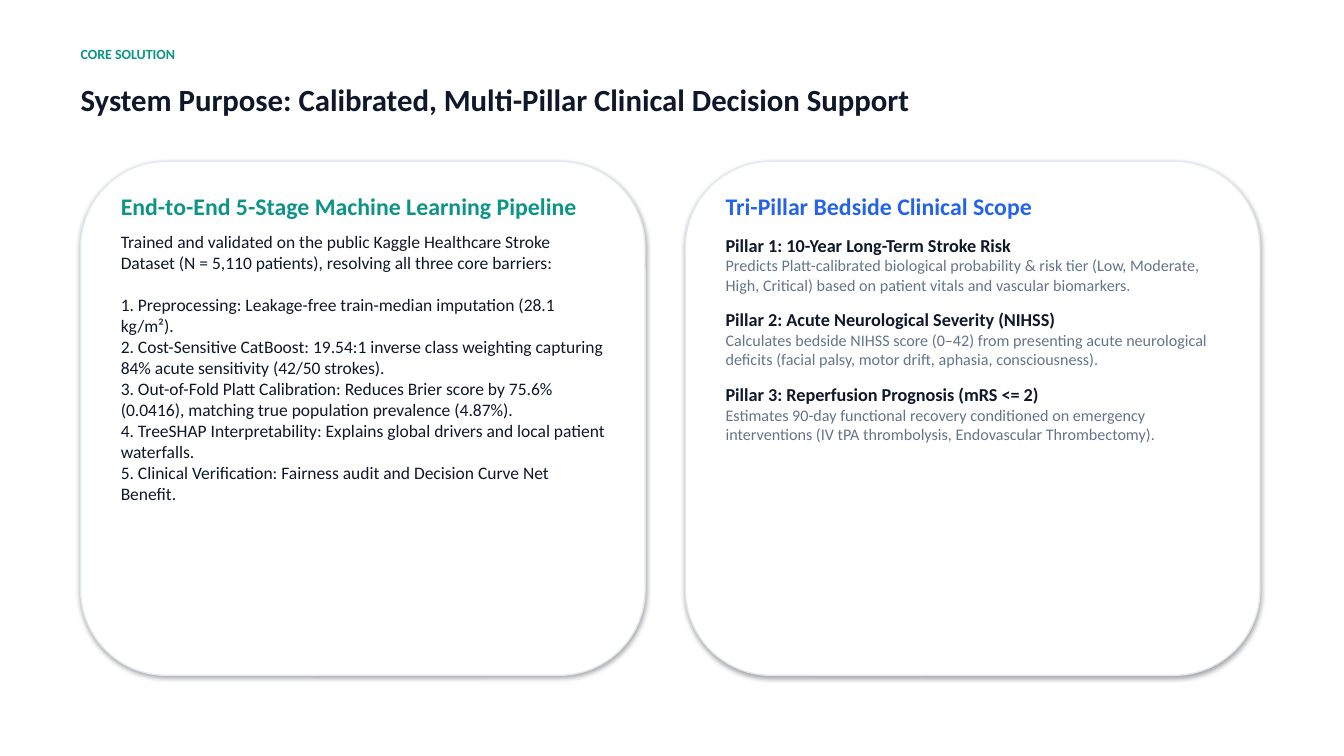
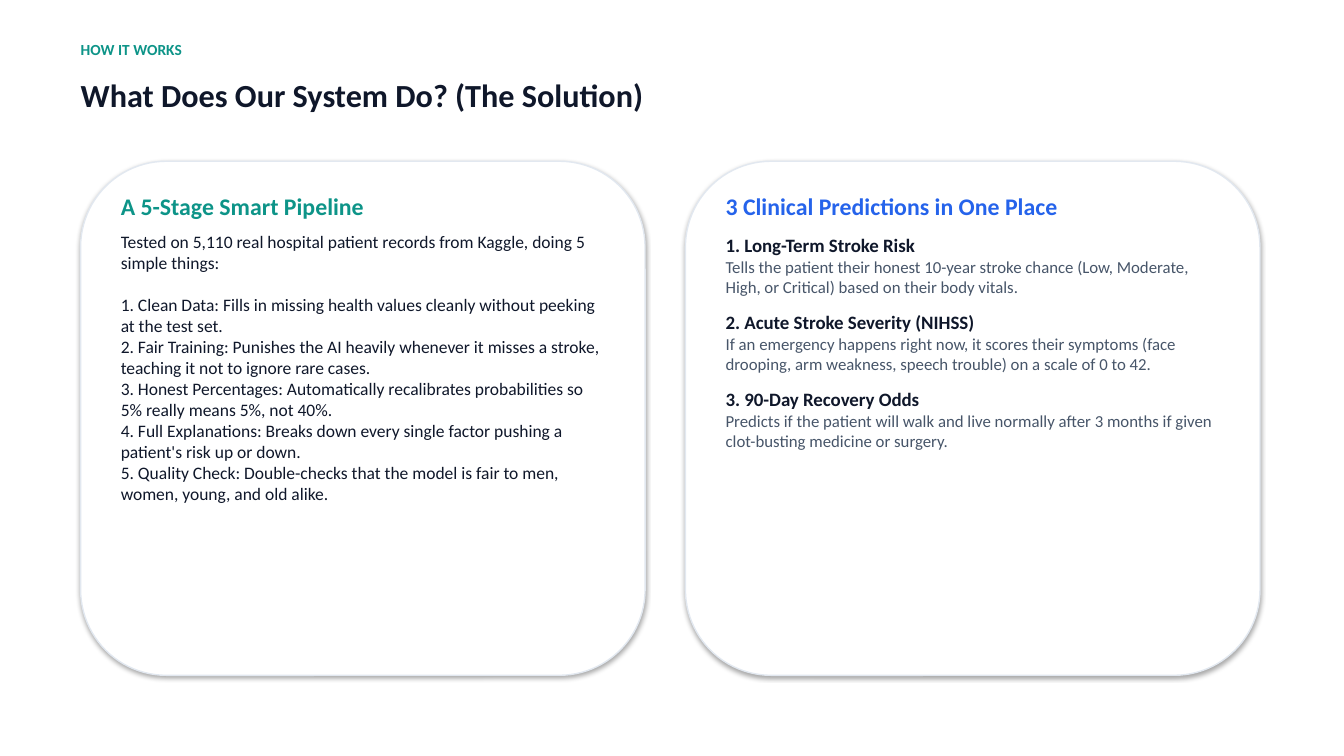
Before and after one commit to Tanishka-2004/stroke-xai-framework, a slide deck: slide 4 of NEUROPULSE_STROKE_XAI_PRESENTATION.pptx. Drawn at 1344x756 pixels with LibreOffice and Linux fonts; fonts in the diff are those of the drawing. Boxes give left, top, right and bottom in pixels: in the first picture for what was removed or moved away, otherwise in the second. Text is boxed around its words. In the diff, an @@ line names an element or a change of style, - is before the commit and + after.

Commit message:
Update PPT presentation to use simple layman terms throughout without academic jargon

```diff
--- a/NEUROPULSE_STROKE_XAI_PRESENTATION.pptx
+++ b/NEUROPULSE_STROKE_XAI_PRESENTATION.pptx
@@ text at [81, 45, 182, 55]: text changed; size 10 to 11 pt @@
-CORE SOLUTION
+HOW IT WORKS
@@ text at [81, 83, 643, 112]: text changed; size 22 to 23 pt @@
-System Purpose: Calibrated, Multi-Pillar Clinical Decision Support
+What Does Our System Do? (The Solution)
@@ text at [121, 198, 599, 503]: text changed @@
-End-to-End 5-Stage Machine Learning Pipeline
-Trained and validated on the public Kaggle Healthcare Stroke Dataset (N = 5,110 patients), resolving all three core barriers:
-1. Preprocessing: Leakage-free train-median imputation (28.1 kg/m²).
-2. Cost-Sensitive CatBoost: 19.54:1 inverse class weighting capturing 84% acute sensitivity (42/50 strokes).
-3. Out-of-Fold Platt Calibration: Reduces Brier score by 75.6% (0.0416), matching true population prevalence (4.87%).
-4. TreeSHAP Interpretability: Explains global drivers and local patient waterfalls.
-5. Clinical Verification: Fairness audit and Decision Curve Net Benefit.
+A 5-Stage Smart Pipeline
+Tested on 5,110 real hospital patient records from Kaggle, doing 5 simple things:
+1. Clean Data: Fills in missing health values cleanly without peeking at the test set.
+2. Fair Training: Punishes the AI heavily whenever it misses a stroke, teaching it not to ignore rare cases.
+3. Honest Percentages: Automatically recalibrates probabilities so 5% really means 5%, not 40%.
+4. Full Explanations: Breaks down every single factor pushing a patient's risk up or down.
+5. Quality Check: Double-checks that the model is fair to men, women, young, and old alike.
@@ text at [726, 198, 1211, 450]: text changed; size 11.5 to 12 pt; text colour #64748B to #475569 @@
-Tri-Pillar Bedside Clinical Scope
-Pillar 1: 10-Year Long-Term Stroke Risk
-Predicts Platt-calibrated biological probability & risk tier (Low, Moderate, High, Critical) based on patient vitals and vascular biomarkers.
-Pillar 2: Acute Neurological Severity (NIHSS)
-Calculates bedside NIHSS score (0–42) from presenting acute neurological deficits (facial palsy, motor drift, aphasia, consciousness).
-Pillar 3: Reperfusion Prognosis (mRS <= 2)
-Estimates 90-day functional recovery conditioned on emergency interventions (IV tPA thrombolysis, Endovascular Thrombectomy).
+3 Clinical Predictions in One Place
+1. Long-Term Stroke Risk
+Tells the patient their honest 10-year stroke chance (Low, Moderate, High, or Critical) based on their body vitals.
+2. Acute Stroke Severity (NIHSS)
+If an emergency happens right now, it scores their symptoms (face drooping, arm weakness, speech trouble) on a scale of 0 to 42.
+3. 90-Day Recovery Odds
+Predicts if the patient will walk and live normally after 3 months if given clot-busting medicine or surgery.
```
Also in this commit, not shown: 11 other slides changed, 3 slides added, 3 slides removed, 2 other files.
